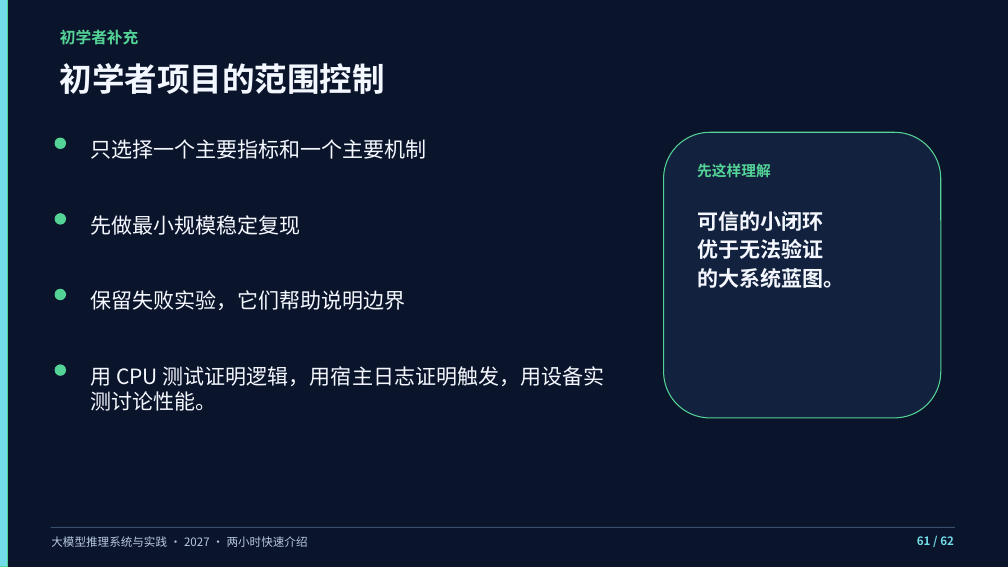
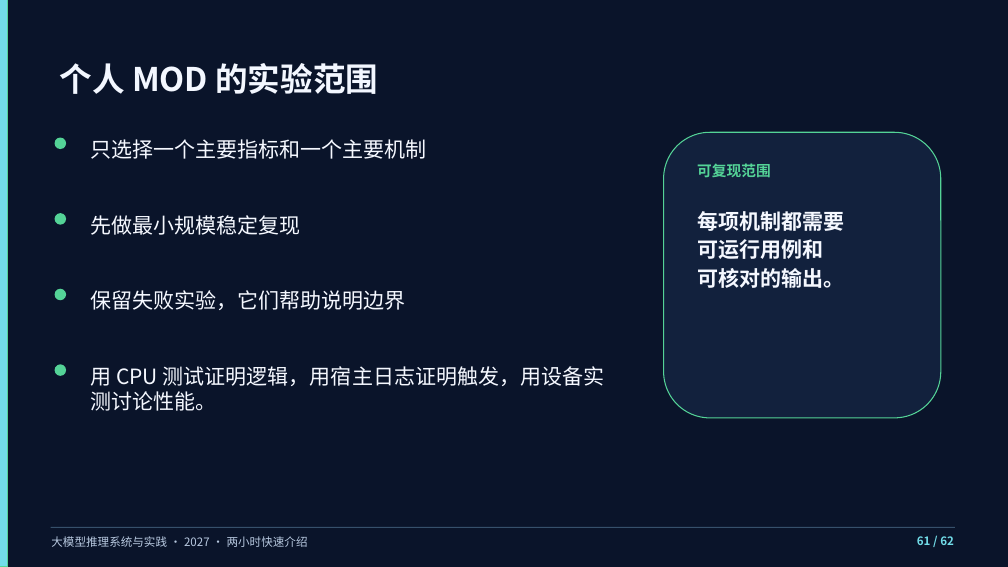
Before and after one commit to vLLM-HUST/intro-to-llm-inference-engines, a slide deck: slide 61 of build/slides/2027/course-overview/LLM推理系统_两小时快速介绍.pptx. Drawn at 1008x567 pixels with LibreOffice and Linux fonts; fonts in the diff are those of the drawing. Boxes give left, top, right and bottom in pixels: in the first picture for what was removed or moved away, otherwise in the second. Text is boxed around its words. In the diff, an @@ line names an element or a change of style, - is before the commit and + after.

```diff
--- a/build/slides/2027/course-overview/LLM推理系统_两小时快速介绍.pptx
+++ b/build/slides/2027/course-overview/LLM推理系统_两小时快速介绍.pptx
@@ text removed at <box>60,29,139,45</box> @@
-初学者补充
@@ text at <box>60,63,378,94</box>: text changed @@
-初学者项目的范围控制
+个人 MOD 的实验范围
@@ text at <box>697,163,771,177</box>: text changed @@
-先这样理解
+可复现范围
@@ text at <box>697,211,844,288</box>: text changed @@
-可信的小闭环
-优于无法验证
-的大系统蓝图。
+每项机制都需要
+可运行用例和
+可核对的输出。
```
Also in this commit, not shown: 44 other slides changed, 17 other files.
